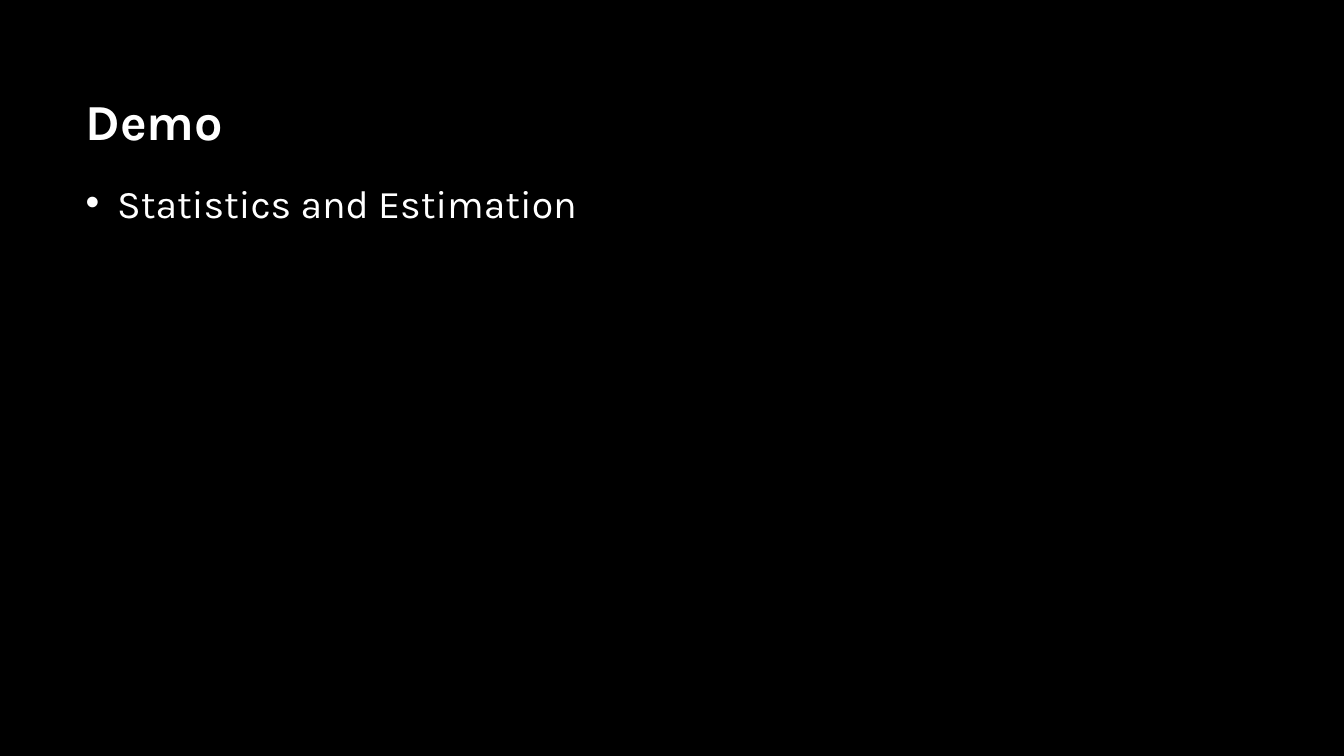
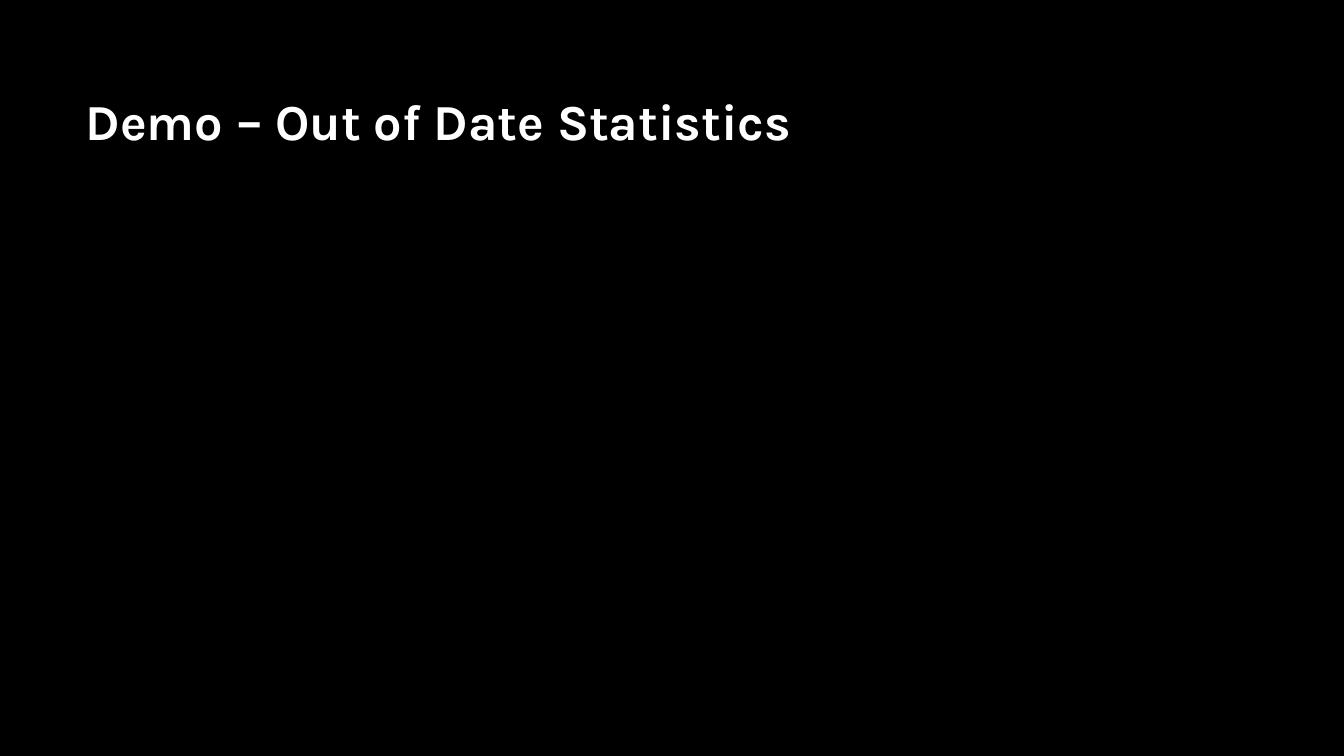
Before and after one commit to sabinio/SQLTraining, a slide deck: slide 21 of Slides/3. Query Execution.pptx (slide 13 before the commit). Drawn at 1344x756 pixels with LibreOffice and Linux fonts; fonts in the diff are those of the drawing; background and template pictures are left out. Boxes give left, top, right and bottom in pixels: in the first picture for what was removed or moved away, otherwise in the second. Text is boxed around its words. In the diff, an @@ line names an element or a change of style, - is before the commit and + after.

Commit message:
slides updates

```diff
--- a/Slides/3. Query Execution.pptx
+++ b/Slides/3. Query Execution.pptx
@@ title at (x1=86, y1=104, x2=791, y2=141): text changed @@
-Demo
+Demo – Out of Date Statistics
@@ text removed at (x1=117, y1=191, x2=577, y2=219) @@
-• Statistics and Estimation
```
Also in this commit, not shown: 1 other slide changed.
